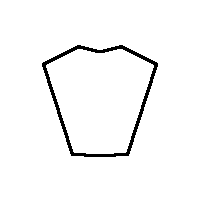
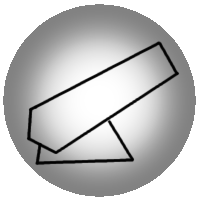
Layered file, before and after one edit (200x200). Changes by layer:
added group "Layer Group" with 14 layers above "palette" over left=3, top=4, right=196, bottom=197
hid "armor", moved it into group "Layer Group" over left=42, top=45, right=158, bottom=157
showed "gun", moved it into group "Layer Group" over left=26, top=40, right=180, bottom=166
showed "white", moved it into group "Layer Group" over left=7, top=8, right=192, bottom=193
showed "gray", moved it into group "Layer Group" over left=3, top=4, right=196, bottom=197
